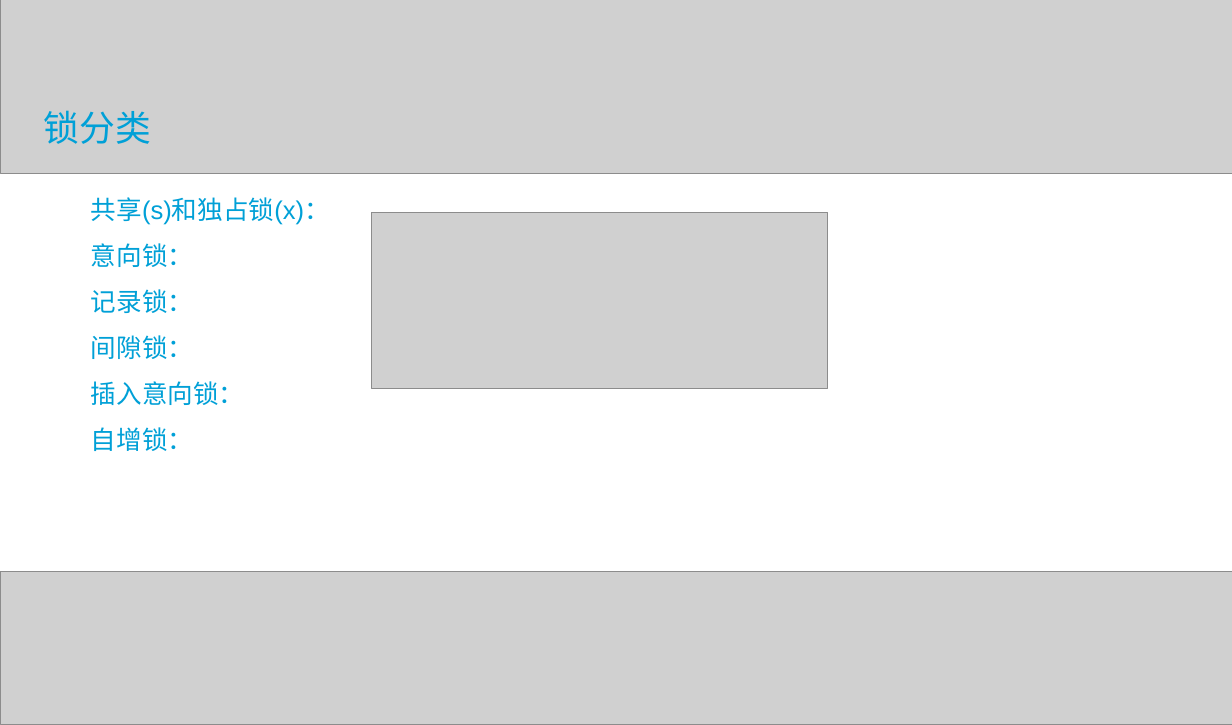
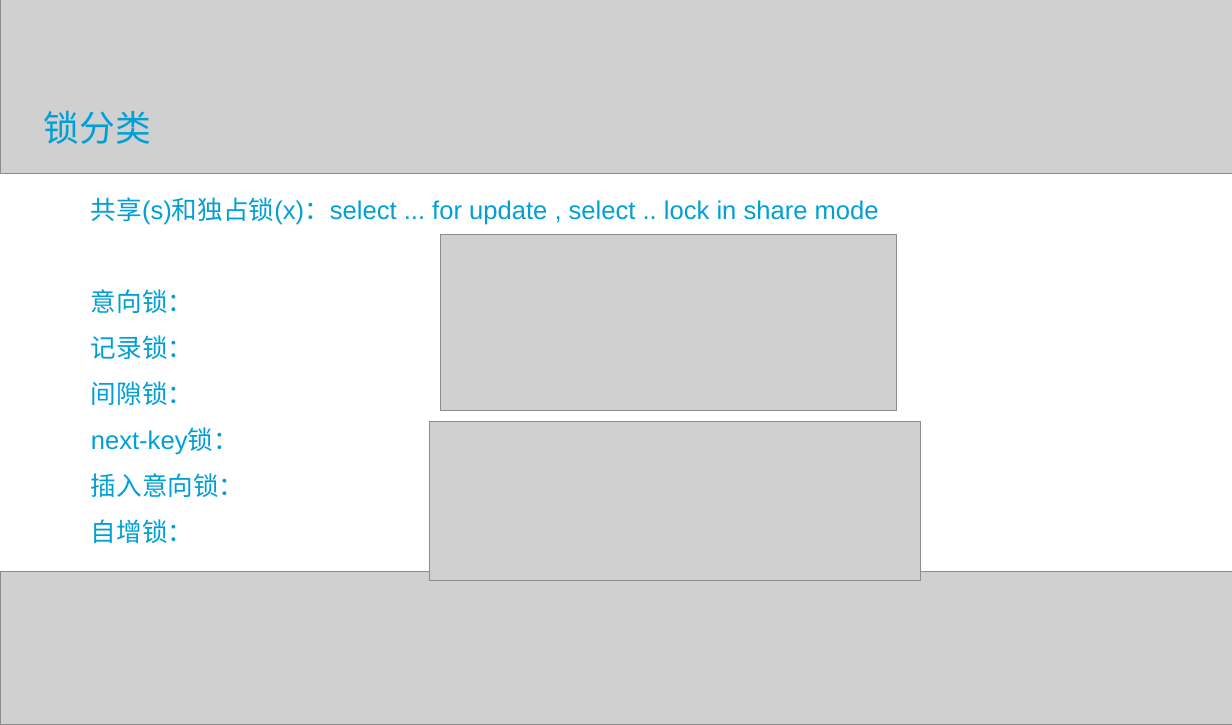
Before and after one commit to sudasu/Offer, a slide deck: slide 14 of lbj/MUBAN.pptx. Drawn at 1232x725 pixels with LibreOffice and Linux fonts; fonts in the diff are those of the drawing; grey boxes stand for pictures. Boxes give left, top, right and bottom in pixels: in the first picture for what was removed or moved away, otherwise in the second. Text is boxed around its words. In the diff, an @@ line names an element or a change of style, - is before the commit and + after.

```diff
--- a/lbj/MUBAN.pptx
+++ b/lbj/MUBAN.pptx
@@ text at box(91, 197, 879, 225): text changed @@
-共享(s)和独占锁(x)：
+共享(s)和独占锁(x)：select ... for update , select .. lock in share mode
@@ picture: place and size @@
-picture at box(372, 213, 828, 388)
+picture at box(440, 235, 896, 410)
@@ text at box(91, 428, 239, 455): paragraph added @@
+next-key锁：
@@ picture added at box(429, 421, 919, 581) @@
```
Also in this commit, not shown: 1 other file.
